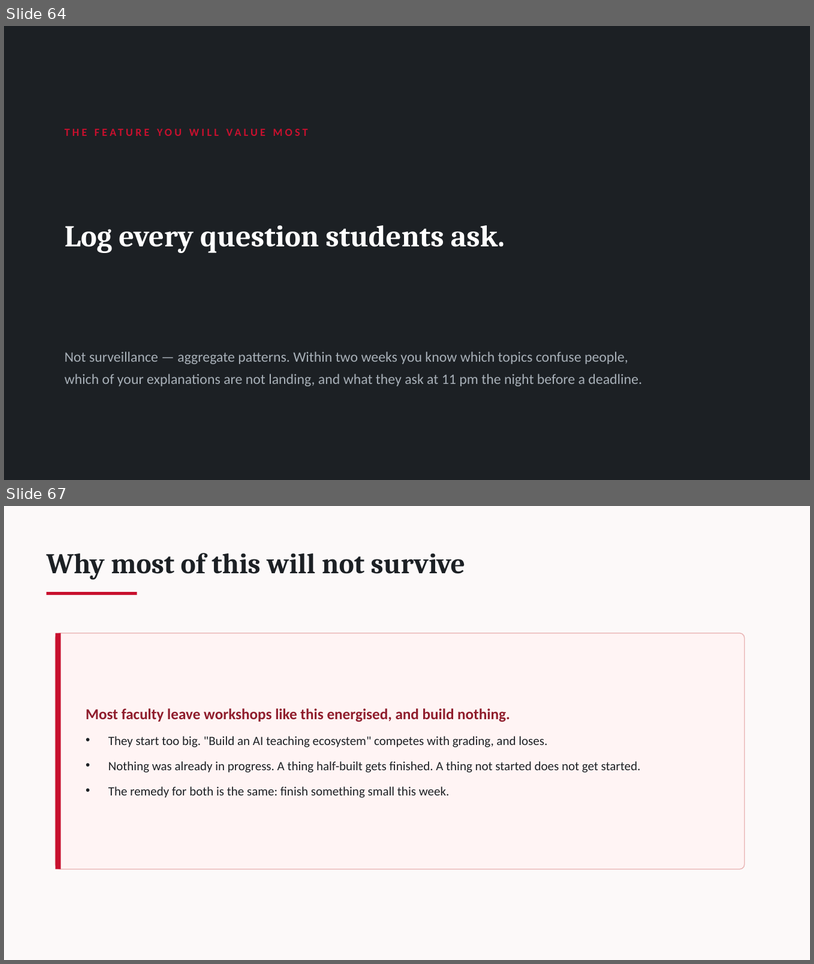
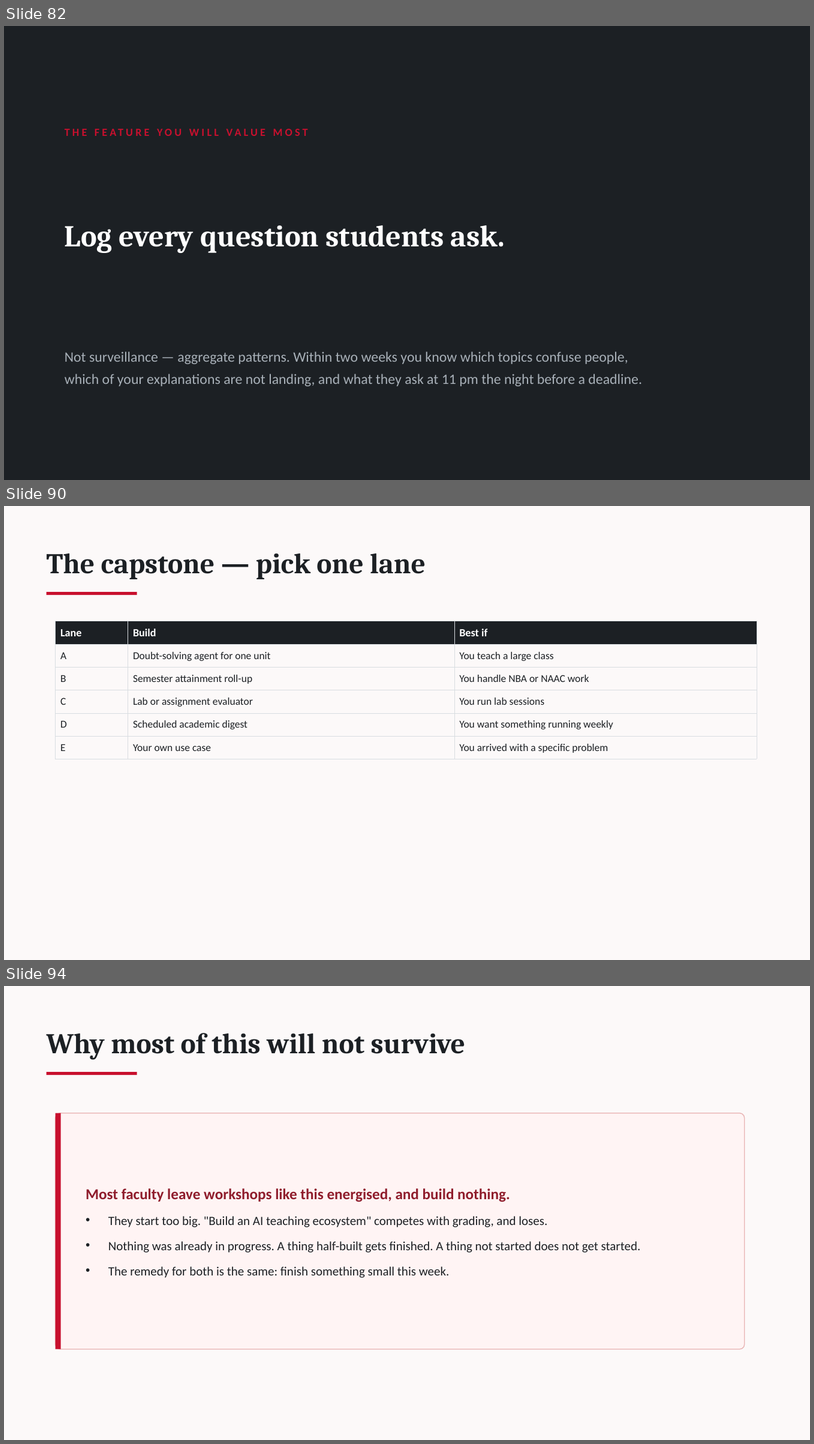
Before and after one commit to dineshkwadhwani/thecoachdinesh, a slide deck: courses/ai/workshop/03_Facilitator/PPT1_Workshop_Slides.pptx. Shown one above the other, each under a label of ours: slides 64 and 67 before the commit, slides 82, 90 and 94 after it; the slides between them are not shown. The pictures are 814x964 and 814x1444 pixels, drawn with LibreOffice and Linux fonts; fonts in the diff are those of the drawing. Boxes give left, top, right and bottom in pixels: in the first picture for what was removed or moved away, otherwise in the second. Text is boxed around its words. In the diff, an @@ line names an element or a change of style, - is before the commit and + after.

```diff
--- a/courses/ai/workshop/03_Facilitator/PPT1_Workshop_Slides.pptx
+++ b/courses/ai/workshop/03_Facilitator/PPT1_Workshop_Slides.pptx
@@ slide 90 added at [4, 506, 810, 960], background #FCF9F9 @@
@@ text added at [47, 553, 426, 579], 34 pt, text #1C2024, bold @@
+The capstone — pick one lane
@@ rectangle added at [47, 592, 137, 595], fill #C8102E @@
@@ table added at [56, 621, 757, 755], 6 rows, 3 columns @@
+Lane | Build | Best if
+A | Doubt-solving agent for one unit | You teach a large class
+B | Semester attainment roll-up | You handle NBA or NAAC work
+C | Lab or assignment evaluator | You run lab sessions
+D | Scheduled academic digest | You want something running weekly
+E | Your own use case | You arrived with a specific problem
@@ what was slide 64 is now slide 82 @@
@@ what was slide 67 is now slide 94 @@
```
Also in this commit, not shown: 8 slides changed, 30 other slides added, 4 slides removed, 3 other files.
